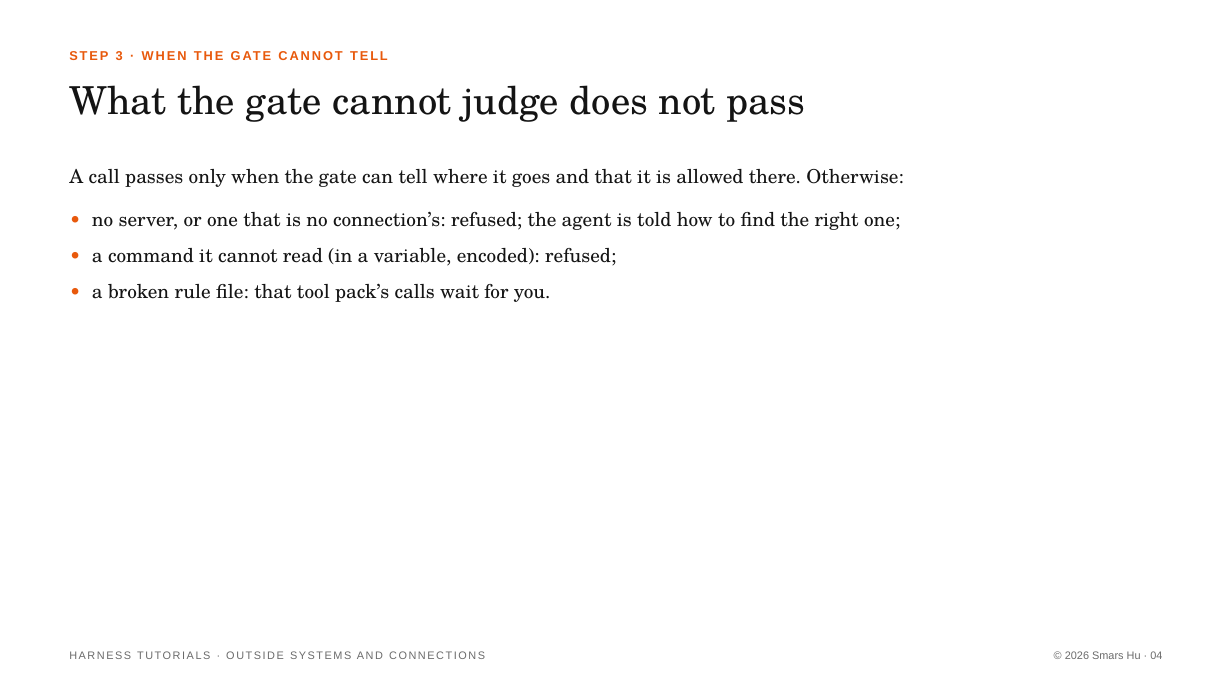
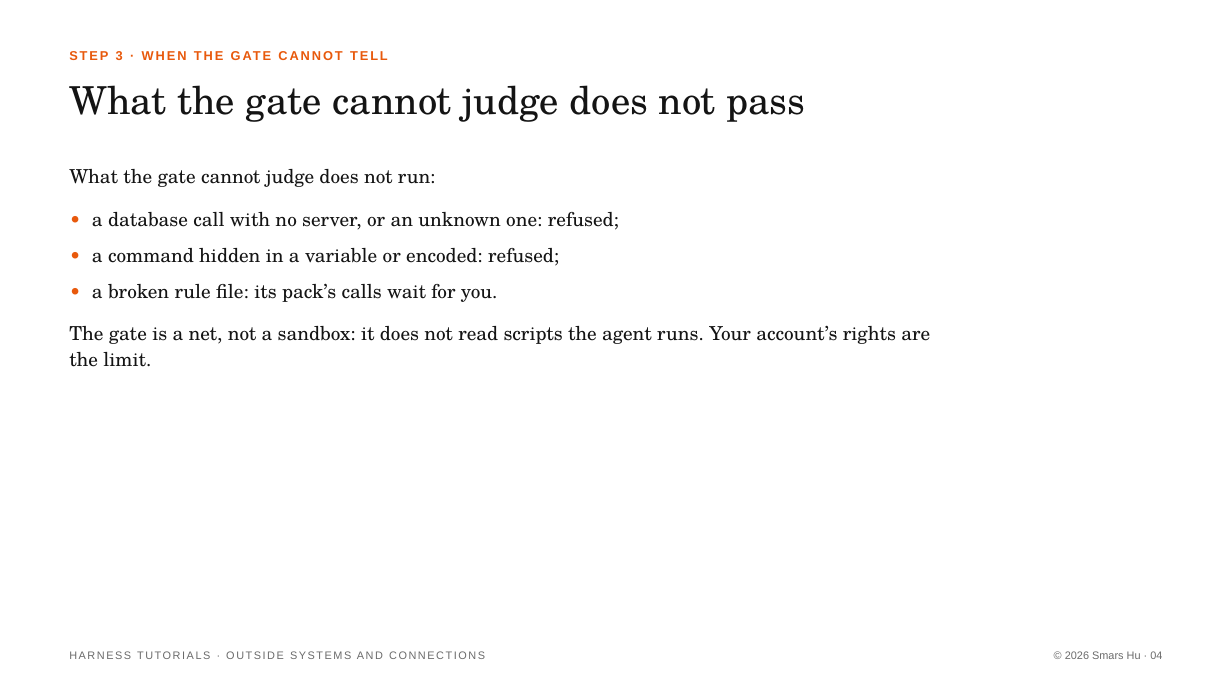
Before and after one commit to Smars-Bin-Hu/ai-exploration, a slide deck: slide 4 of source/tutorials/4_outside.pptx. Drawn at 1232x693 pixels with LibreOffice and Linux fonts; fonts in the diff are those of the drawing. Boxes give left, top, right and bottom in pixels: in the first picture for what was removed or moved away, otherwise in the second. Text is boxed around its words. In the diff, an @@ line names an element or a change of style, - is before the commit and + after.

```diff
--- a/source/tutorials/4_outside.pptx
+++ b/source/tutorials/4_outside.pptx
@@ text at (69,169,436,187): text changed @@
-A call passes only when the gate can tell where it goes and that it is allowed there. Otherwise:
+What the gate cannot judge does not run:
@@ text at (92,212,619,302): text changed @@
-• no server, or one that is no connection’s: refused; the agent is told how to find the right one;
-• a command it cannot read (in a variable, encoded): refused;
-• a broken rule file: that tool pack’s calls wait for you.
+• a database call with no server, or an unknown one: refused;
+• a command hidden in a variable or encoded: refused;
+• a broken rule file: its pack’s calls wait for you.
@@ text added at (69,325,930,367), 15 pt, text #141414 @@
+The gate is a net, not a sandbox: it does not read scripts the agent runs. Your account’s rights are the limit.
```
Also in this commit, not shown: 6 other slides changed, 2 other files.
